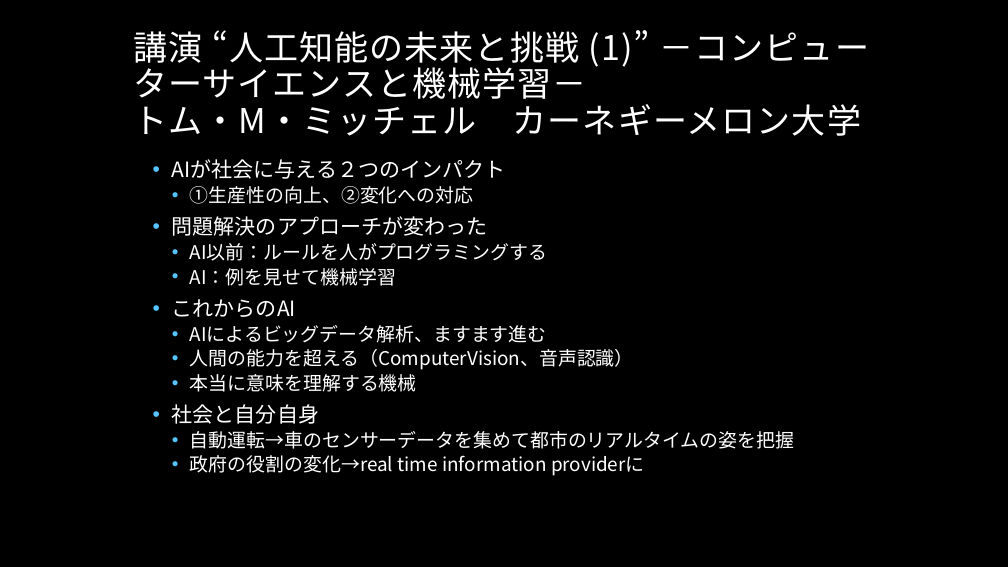
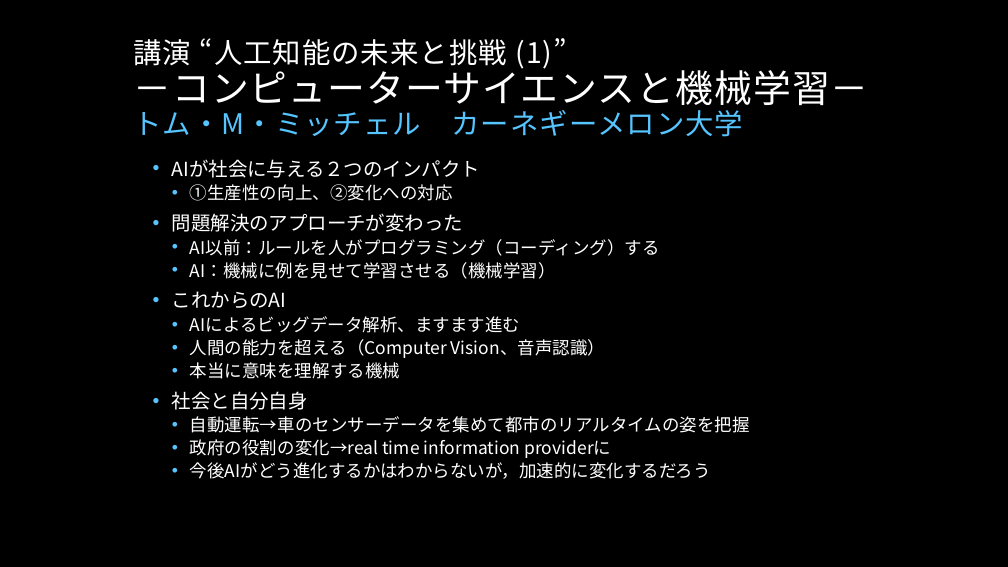
Before and after one commit to fujiichi/AISECjp9, a slide deck: slide 8 of AISECjp#9 LT Nobel Prize Dialogue Tokyo 2017.pptx (slide 7 before the commit). Drawn at 1008x567 pixels with LibreOffice and Linux fonts; fonts in the diff are those of the drawing; background and template pictures are left out. Boxes give left, top, right and bottom in pixels: in the first picture for what was removed or moved away, otherwise in the second. Text is boxed around its words. In the diff, an @@ line names an element or a change of style, - is before the commit and + after.

Commit message:
add slides

```diff
--- a/AISECjp#9 LT Nobel Prize Dialogue Tokyo 2017.pptx
+++ b/AISECjp#9 LT Nobel Prize Dialogue Tokyo 2017.pptx
@@ title "講演 “人工知能の未来と挑戦 (1)” －コンピューターサイエンスと機械学習－ トム・M・ミッチェル ..." at box(133, 38, 868, 137): size 32.4 to 27 pt in "講演 “人工知能の未来と挑戦 (1)” トム・M・ミッチェル カーネギーメロン大学"; size 32.4 to 36 pt in "－コンピューターサイエンスと機械学習－"; text colour #FFFFFF to #56C5FF in "トム・M・ミッチェル カーネギーメロン大学" @@
@@ text at box(172, 159, 750, 458): size 20 to 18.5 pt in "AIが社会に与える２つのインパクト", "問題解決のアプローチが変わった", "これからのAI", "社会と自分自身"; size 18 to 16.6 pt in "①生産性の向上、②変化への対応", "AIによるビッグデータ解析、ますます進む", "本当に意味を理解する機械", "自動運転→車のセンサーデータを集めて都市のリアルタイムの姿を把握" and 1 more places @@
@@ text at box(190, 239, 660, 279): text changed; size 18 to 16.6 pt @@
-    • AI以前：ルールを人がプログラミングする
-    • AI：例を見せて機械学習
+    • AI以前：ルールを人がプログラミング（コーディング）する
+    • AI：機械に例を見せて学習させる（機械学習）
@@ text at box(190, 339, 605, 358): text changed; size 18 to 16.6 pt @@
-    • 人間の能力を超える（ComputerVision、音声認識）
+    • 人間の能力を超える（Computer Vision、音声認識）
@@ text at box(190, 462, 711, 479): paragraph added @@
+    • 今後AIがどう進化するかはわからないが，加速的に変化するだろう
```
Also in this commit, not shown: 6 other slides changed, 8 slides added.
